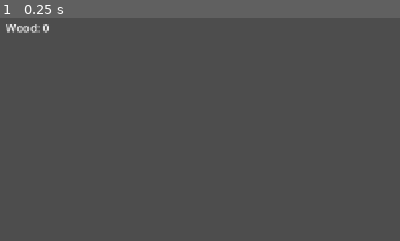
Above: before the commit, frame 1.
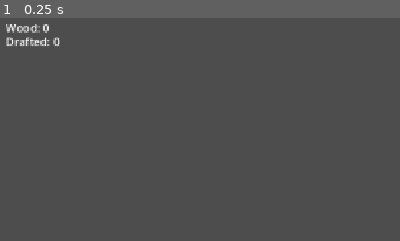
Above: after the commit, the same moment.

Repository: farel39/the-farlands
Game: Godot game, scene res://scenes/Main.tscn
Two runs of this game, one before a commit and one after it. Both use one fixed random seed, a clock stepped at 60 frames per second and the inputs below.
Inputs:
- Up to frame 1 (0.25 s): no input
The pictures show only the part of the screen within x 0-50%, y 0-50%; the shares and areas given below are measured in that part.

The runs differ from the first frame. In frame 1, 0.3% of the frame differs, in the area x 1-15%, y 8-13%.

Commit message:
Move commands apply to all drafted units, show drafted status visually
Drafted units show an orange outline at all times. Move clicks send all
drafted units to the target regardless of selection. HUD shows drafted count.

Co-Authored-By: Claude Sonnet 4.6 <noreply@anthropic.com>

Diff:
--- a/scripts/systems/Main.gd
+++ b/scripts/systems/Main.gd
@@ -76,7 +76,7 @@
 	# Move command — apply to all selected units in formation
 	if selected_units.is_empty():
 		return
-	var drafted := selected_units.filter(func(u): return u.drafted)
+	var drafted := all_units.filter(func(u): return u.drafted)
 	if drafted.is_empty():
 		return
 	var targets := _formation(grid_pos, drafted.size())
--- a/scripts/ui/GUI.gd
+++ b/scripts/ui/GUI.gd
@@ -11,6 +11,7 @@
 }
 
 var wood_label: Label
+var drafted_label: Label
 
 var _tree_panel: PanelContainer
 var _selected_tree: Vector2
@@ -48,6 +49,10 @@
 	wood_label = Label.new()
 	wood_label.position = Vector2(8, 8)
 	add_child(wood_label)
+
+	drafted_label = Label.new()
+	drafted_label.position = Vector2(8, 28)
+	add_child(drafted_label)
 
 	# Tree panel
 	_tree_panel = PanelContainer.new()
@@ -190,3 +195,8 @@
 
 func _process(_delta: float) -> void:
 	wood_label.text = "Wood: " + str(grid.wood)
+	var drafted_count := 0
+	for u in grid.get_node("Units").get_children():
+		if u is Unit and u.drafted:
+			drafted_count += 1
+	drafted_label.text = "Drafted: " + str(drafted_count)
--- a/scripts/unit/Unit.gd
+++ b/scripts/unit/Unit.gd
@@ -11,7 +11,10 @@
 var path: PackedVector2Array
 var harvest_target: Vector2 = Vector2(-1, -1)
 var task_queue: Array = []  # each entry: { "tree_pos": Vector2 }
-var drafted: bool = false
+var drafted: bool = false:
+	set(value):
+		drafted = value
+		queue_redraw()
 var selected: bool = false:
 	set(value):
 		selected = value
@@ -23,10 +26,11 @@
 	gui = grid.get_parent().get_node("CanvasLayer/GUI")
 
 func _draw() -> void:
-	if not selected:
-		return
-	draw_rect(Rect2(0, 0, 128, 128), Color(0.2, 0.8, 0.2, 0.25), true)
-	draw_rect(Rect2(0, 0, 128, 128), Color(0.2, 0.8, 0.2, 1.0), false, 2.0)
+	if drafted:
+		draw_rect(Rect2(0, 0, 128, 128), Color(1.0, 0.6, 0.0, 0.2), true)
+		draw_rect(Rect2(0, 0, 128, 128), Color(1.0, 0.6, 0.0, 1.0), false, 2.0)
+	if selected:
+		draw_rect(Rect2(2, 2, 124, 124), Color(0.2, 0.8, 0.2, 1.0), false, 2.0)
 
 func _process(delta: float) -> void:
 	move(delta)
